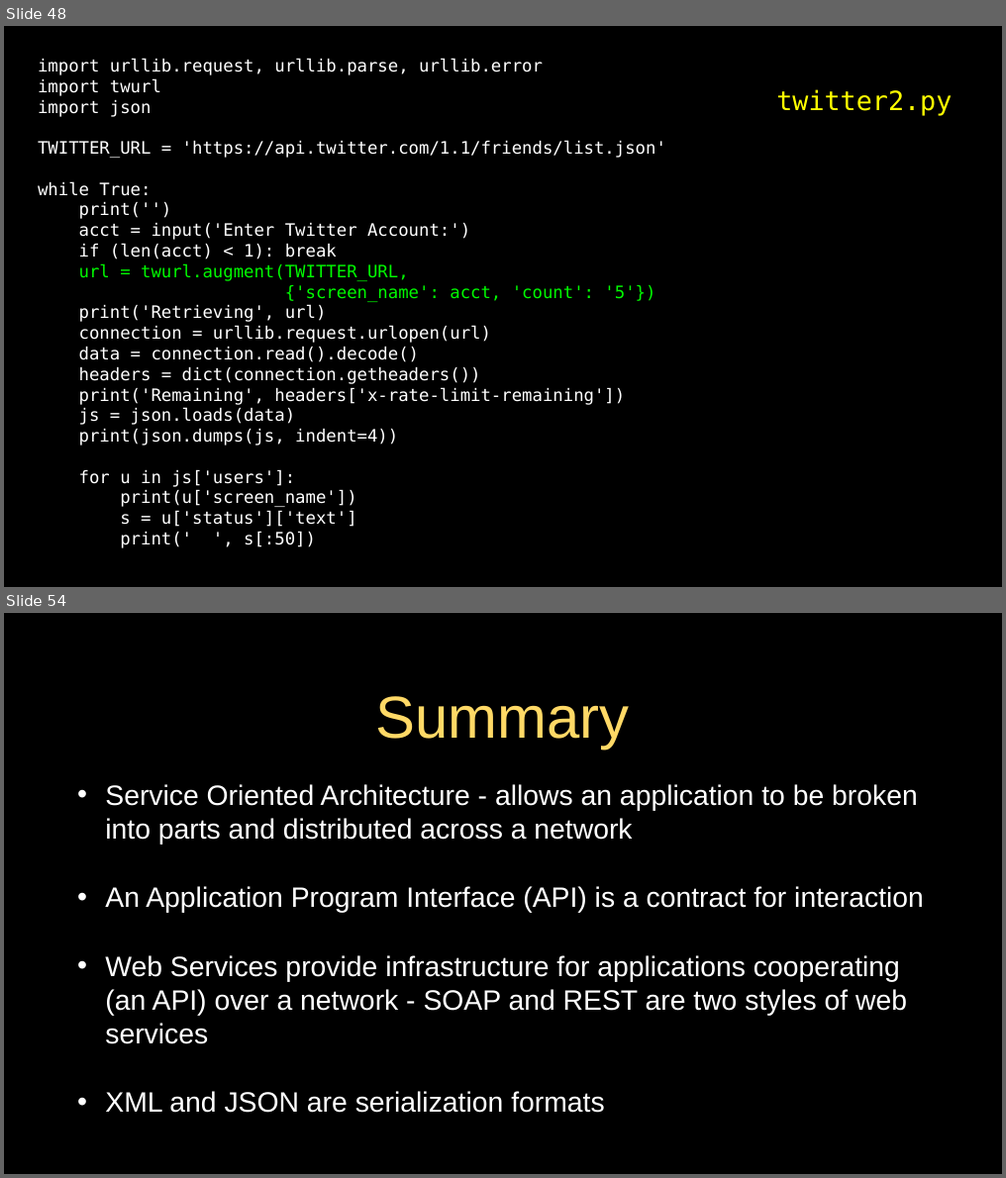
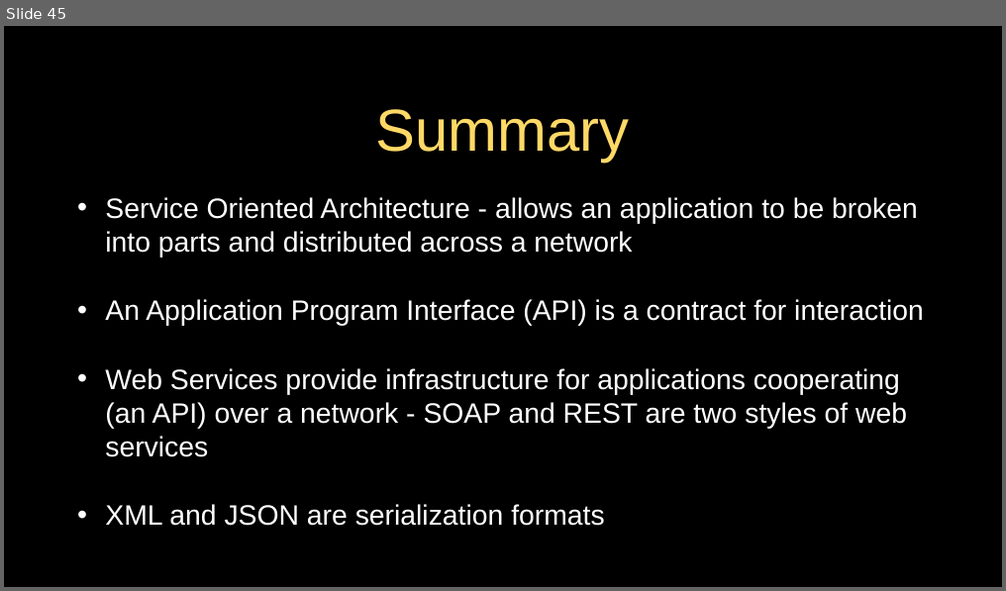
Before and after one commit to csev/py4e, a slide deck: lectures3/Pythonlearn-13-WebServices.pptx. Shown one above the other, each under a label of ours: slides 48 and 54 before the commit, slide 45 after it; the slides between them are not shown. The pictures are 1006x1178 and 1006x591 pixels, drawn with LibreOffice and Linux fonts; fonts in the diff are those of the drawing. Boxes give left, top, right and bottom in pixels: in the first picture for what was removed or moved away, otherwise in the second. Text is boxed around its words. In the diff, an @@ line names an element or a change of style, - is before the commit and + after.

```diff
--- a/lectures3/Pythonlearn-13-WebServices.pptx
+++ b/lectures3/Pythonlearn-13-WebServices.pptx
@@ slide 48 removed at [4,26,1002,587], background #000000; not listed: 1 template element that a slide beside it also shows @@
@@ text removed at [38,58,666,549] @@
-import urllib.request, urllib.parse, urllib.error
-import twurl
-import json
-TWITTER_URL = 'https://api.twitter.com/1.1/friends/list.json'
-while True:
-print('')
-acct = input('Enter Twitter Account:')
-if (len(acct) < 1): break
-url = twurl.augment(TWITTER_URL,
-{'screen_name': acct, 'count': '5'})
-print('Retrieving', url)
-connection = urllib.request.urlopen(url)
-data = connection.read().decode()
-headers = dict(connection.getheaders())
-print('Remaining', headers['x-rate-limit-remaining'])
-js = json.loads(data)
-print(json.dumps(js, indent=4))
-for u in js['users']:
-print(u['screen_name'])
-s = u['status']['text']
-print(' ', s[:50])
@@ text removed at [776,89,951,116] @@
-twitter2.py
@@ what was slide 54 is now slide 45 @@
```
Also in this commit, not shown: 6 slides changed, 8 other slides removed, 1 other file.
